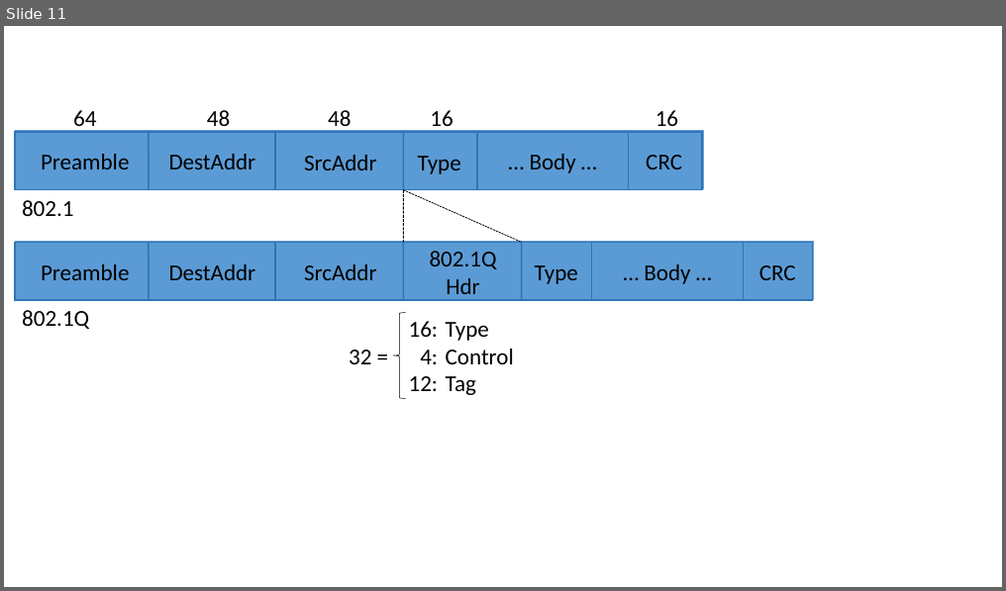
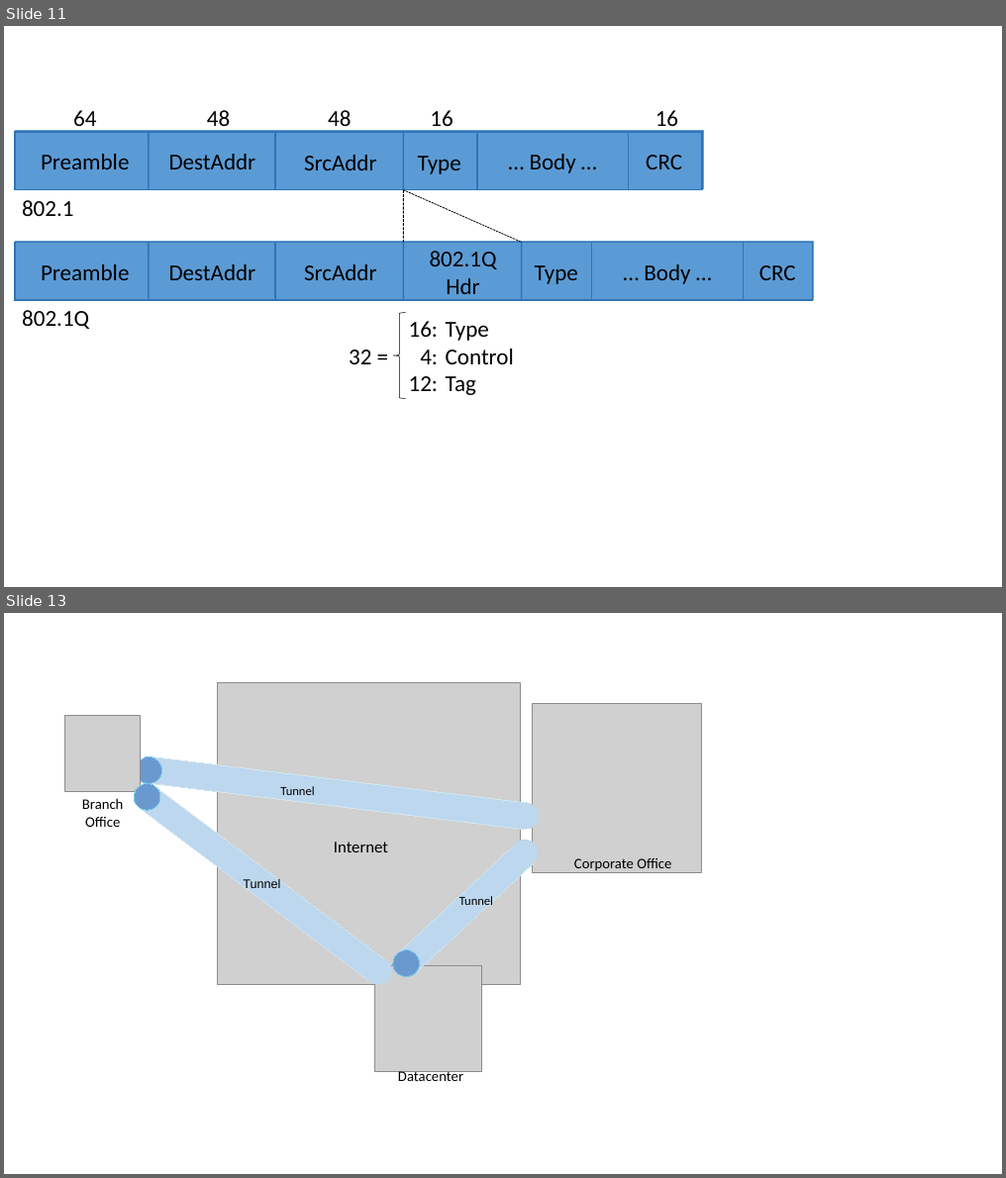
Before and after one commit to SystemsApproach/7E, a slide deck: virtual/figures/virtual.odp. Shown one above the other, each under a label of ours: slide 11 before the commit, slides 11 and 13 after it; the slides between them are not shown. The pictures are 1006x591 and 1006x1178 pixels, drawn with LibreOffice and Linux fonts; fonts in the diff are those of the drawing; grey boxes stand for pictures. Boxes give left, top, right and bottom in pixels: in the first picture for what was removed or moved away, otherwise in the second. Text is boxed around its words. In the diff, an @@ line names an element or a change of style, - is before the commit and + after.

```diff
--- a/virtual/figures/virtual.odp
+++ b/virtual/figures/virtual.odp
@@ slide 13 added at <box>4,613,1002,1174</box>, background #FFFFFF @@
@@ picture added at <box>218,682,520,985</box> @@
@@ picture added at <box>64,716,141,791</box> @@
@@ picture added at <box>532,703,701,872</box> @@
@@ ellipse added at <box>136,758,162,783</box>, fill #6A99D0, outline #75C9E8 0 pt @@
@@ rectangle added at <box>150,757,528,829</box>, fill #BDD7EE, outline #CFE7F1 0 pt @@
@@ ellipse added at <box>135,783,160,810</box>, fill #6A99D0, outline #75C9E8 0 pt @@
@@ rectangle added at <box>140,786,385,980</box>, fill #BDD7EE, outline #CFE7F1 0 pt @@
@@ text added at <box>280,786,314,795</box>, 12 pt, text #000000 @@
+Tunnel
@@ text added at <box>82,798,124,827</box>, 14 pt, text #000000 @@
+Branch
+Office
@@ ellipse added at <box>512,803,539,830</box>, fill #BDD7EE @@
@@ text added at <box>334,842,388,853</box>, 16 pt, text #000000 @@
+Internet
@@ rectangle added at <box>397,843,535,973</box>, fill #BDD7EE, outline #CFE7F1 0 pt @@
@@ ellipse added at <box>512,840,538,866</box>, fill #BDD7EE @@
@@ text added at <box>243,878,280,888</box>, 12 pt, text #000000 @@
+Tunnel
@@ text added at <box>574,859,671,873</box>, 14 pt, text #000000 @@
+Corporate Office
@@ text added at <box>459,896,493,905</box>, 12 pt, text #000000 @@
+Tunnel
@@ ellipse added at <box>366,959,392,984</box>, fill #BDD7EE @@
@@ picture added at <box>374,965,481,1072</box> @@
@@ ellipse added at <box>393,951,420,977</box>, fill #6A99D0, outline #75C9E8 0 pt @@
@@ text added at <box>398,1069,463,1081</box>, 14 pt, text #000000 @@
+Datacenter
```
Also in this commit, not shown: 1 slide changed, 12 other slides added, 28 other files.
